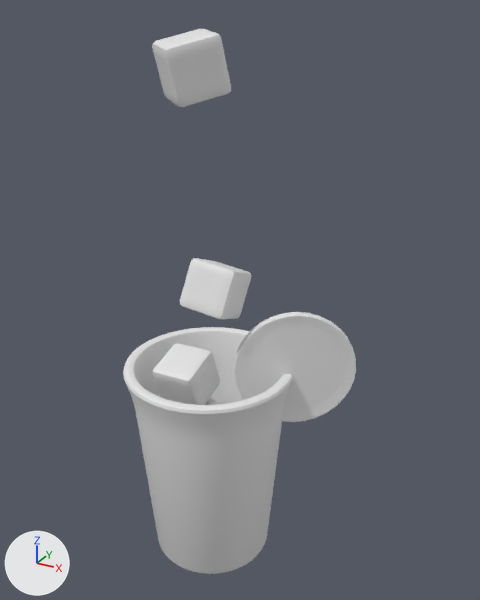
One commit to the OBJ model public/assets/drink-baked/blog0026.obj: the scene before it, then after it.
The view is the same before and after, from a 50 mm lens placed at (5.23, -8.43, 9.22), pointed at (0.47, 0.23, 4.89). Arrows for +X, +Y and +Z are at lower left; the lights stay in place. The older version comes first. Where no turn or scale is listed for an object, it has been applied to the vertices.
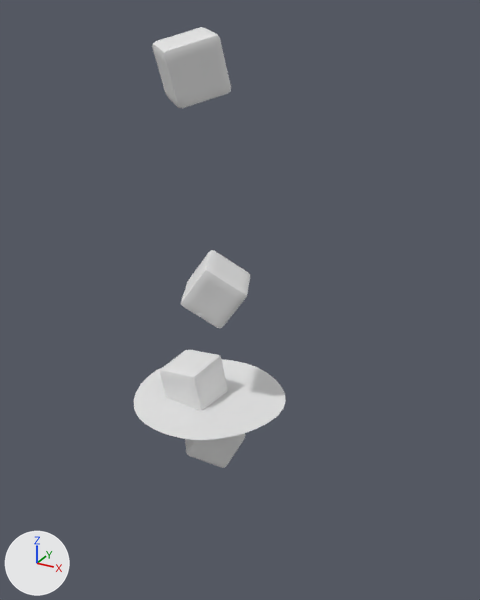
Edits to the bpy script that builds the scene:
```text
Change me_cube_001:
    used by ob_cube_001; location = (0.0, 0.0, 0.0)
    remove me_cube_001.from_pydata(...)  # 386 vertices, 384 faces; spans x -0.86..-0.02, y -0.514..0.452, z 2.833..3.819
    add me_cube_001.from_pydata(...)  # 386 vertices, 384 faces; spans x -0.752..0.194, y -0.502..0.407, z 2.819..3.76
    me_cube_001 part 1: the whole mesh is multiplied about its middle by the matrix ((0.992, 0.109, -0.069), (-0.093, 0.974, 0.208), (0.09, -0.2, 0.976)), then moved by (0.161, -0.017, -0.036)
Change me_cube_002:
    used by ob_cube_002; location = (0.0, 0.0, 0.0)
    remove me_cube_002.from_pydata(...)  # 386 vertices, 384 faces; spans x -0.324..0.586, y -0.46..0.554, z 4.543..5.611
    add me_cube_002.from_pydata(...)  # 386 vertices, 384 faces; spans x -0.493..0.755, y -0.498..0.592, z 4.522..5.632
    me_cube_002 part 2: the whole mesh is multiplied about its middle by the matrix ((0.405, 0.898, 0.17), (-0.914, 0.389, 0.118), (0.04, -0.203, 0.978))
Change me_plane:
    used by ob_plane; location = (0.0, 0.0, 0.0)
    remove me_plane.from_pydata(...)  # 248 vertices, 70 faces; spans x -1.31..1.31, y -1.31..1.31, z 3.03..3.11
    add me_plane.from_pydata(...)  # 218 vertices, 161 faces; spans x -1.31..1.31, y -1.31..1.31, z 3.03..3.11
    me_plane part 3: 9 vertices moved within x -0.5..0.5, y -1.31..1.31, z 3.05..3.07; 180 vertices removed from x -1.3..1.3, y -1.3..1.3, z 3.03..3.11; 150 vertices added at x -1.29..1.29, y -1.3..1.3, z 3.03..3.1
Remove ob_circle_001:
    ob_circle_001 = bpy.data.objects.new('Circle.001', me_circle_001)
    ob_circle_001.location = (0.0, 0.0, 0.0)
Remove ob_cylinder:
    ob_cylinder = bpy.data.objects.new('Cylinder', me_cylinder)
    ob_cylinder.location = (0.0, 0.0, 0.0)
```

Location of each change, [x1, y1, x2, y2] in pixels of the pictures (480 x 600 px; the box of a moved part takes in the faces that stretch with it):
'Cylinder', deleted
    before: [123, 327, 293, 574]
'Circle.001', deleted
    before: [234, 312, 356, 422]
'Cube.002', reshaped (27% taller)
    before: [180, 258, 251, 319]
    after: [181, 250, 250, 328]
'Cube.001', reshaped
    before: [153, 343, 220, 405]
    after: [160, 350, 228, 410]
part 3 of me_plane, moved or reshaped (not visible before)
    after: [134, 359, 286, 440]
'Cube', unchanged, uncovered by the edit
    before: [205, 397, 219, 405]
    after: [185, 433, 245, 468]
